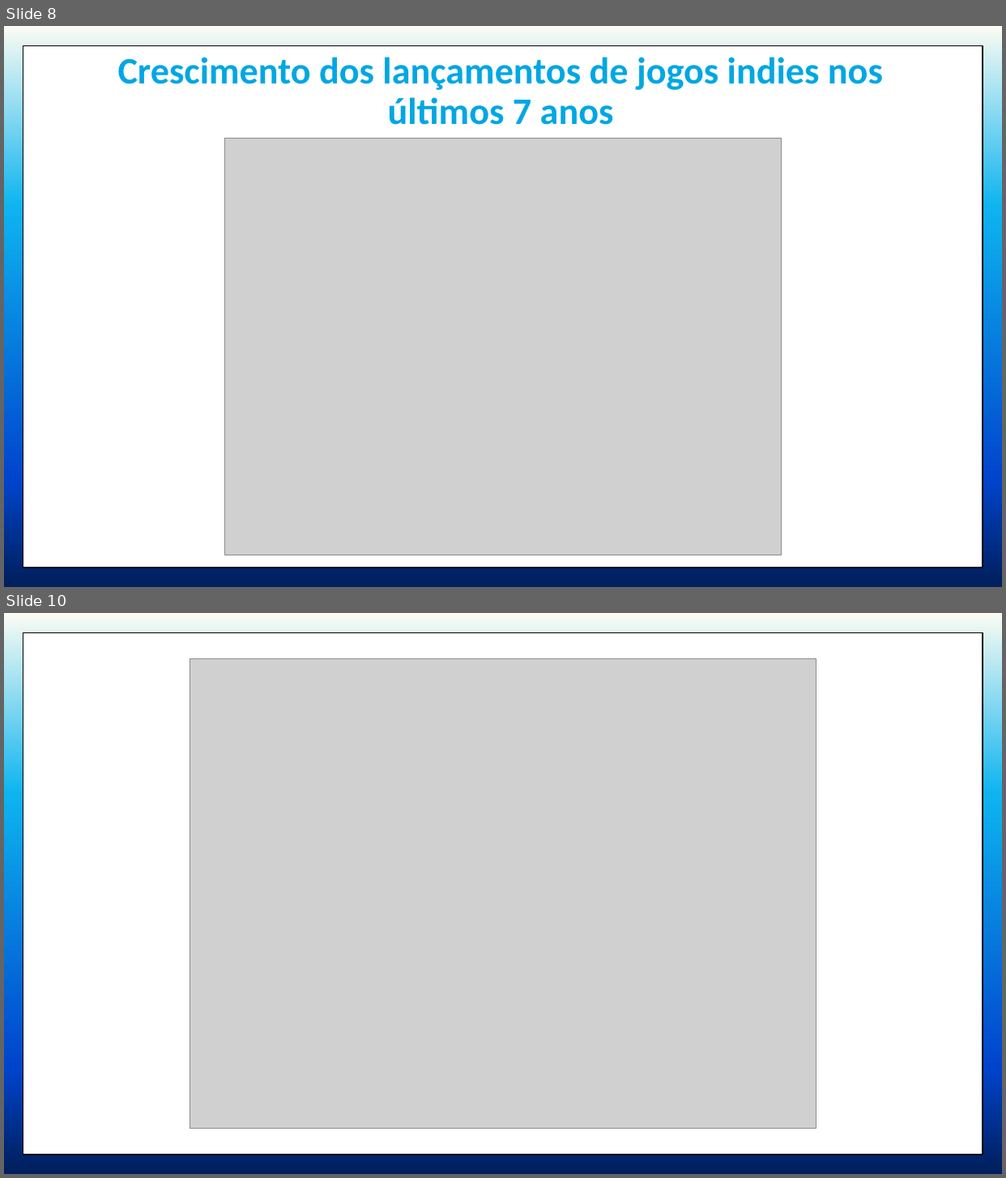
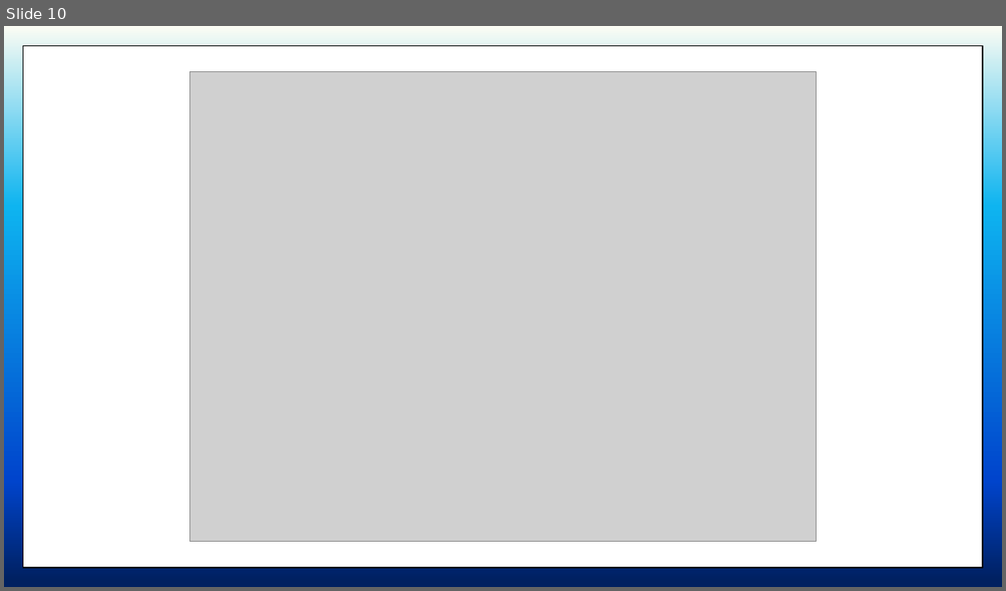
Before and after one commit to XandyNinfadora/M4_Projeto_Squad, a slide deck: Slide.pptx. Shown one above the other, each under a label of ours: slides 8 and 10 before the commit, slide 10 after it; the slides between them are not shown. The pictures are 1006x1178 and 1006x591 pixels, drawn with LibreOffice and Linux fonts; fonts in the diff are those of the drawing; grey boxes stand for pictures. Boxes give left, top, right and bottom in pixels: in the first picture for what was removed or moved away, otherwise in the second. Text is boxed around its words. In the diff, an @@ line names an element or a change of style, - is before the commit and + after.

```diff
--- a/Slide.pptx
+++ b/Slide.pptx
@@ slide 8 removed at [4, 26, 1002, 587], background gradient #FBFCF3 to #0EB4F0 to #0044CC to #002060; not listed: 1 template element that a slide beside it also shows @@
@@ title removed at [118, 57, 883, 125] @@
-Crescimento dos lançamentos de jogos indies nos últimos 7 anos
@@ picture removed at [225, 138, 781, 555] @@
```
Also in this commit, not shown: 3 slides added, 1 other slide removed.
